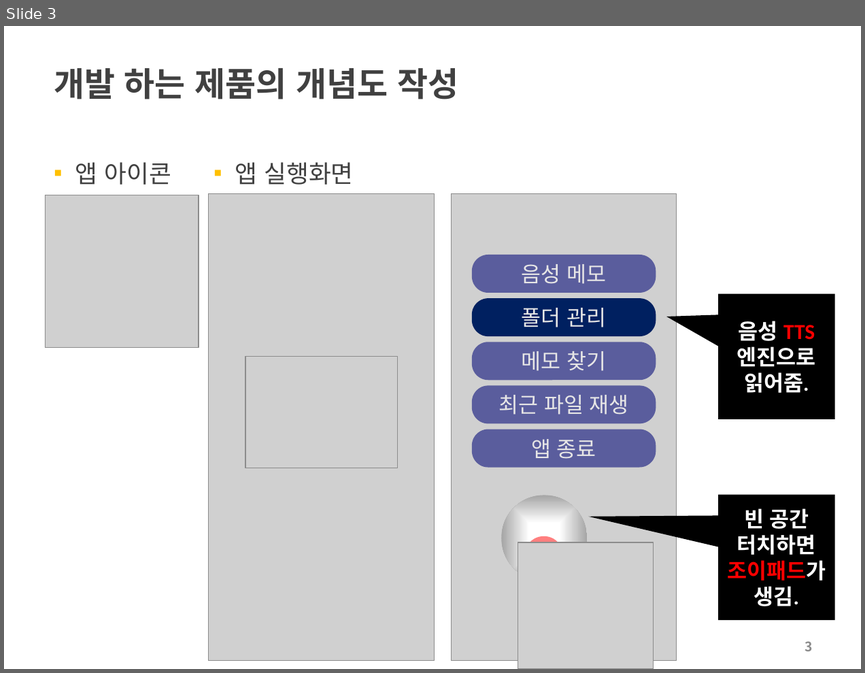
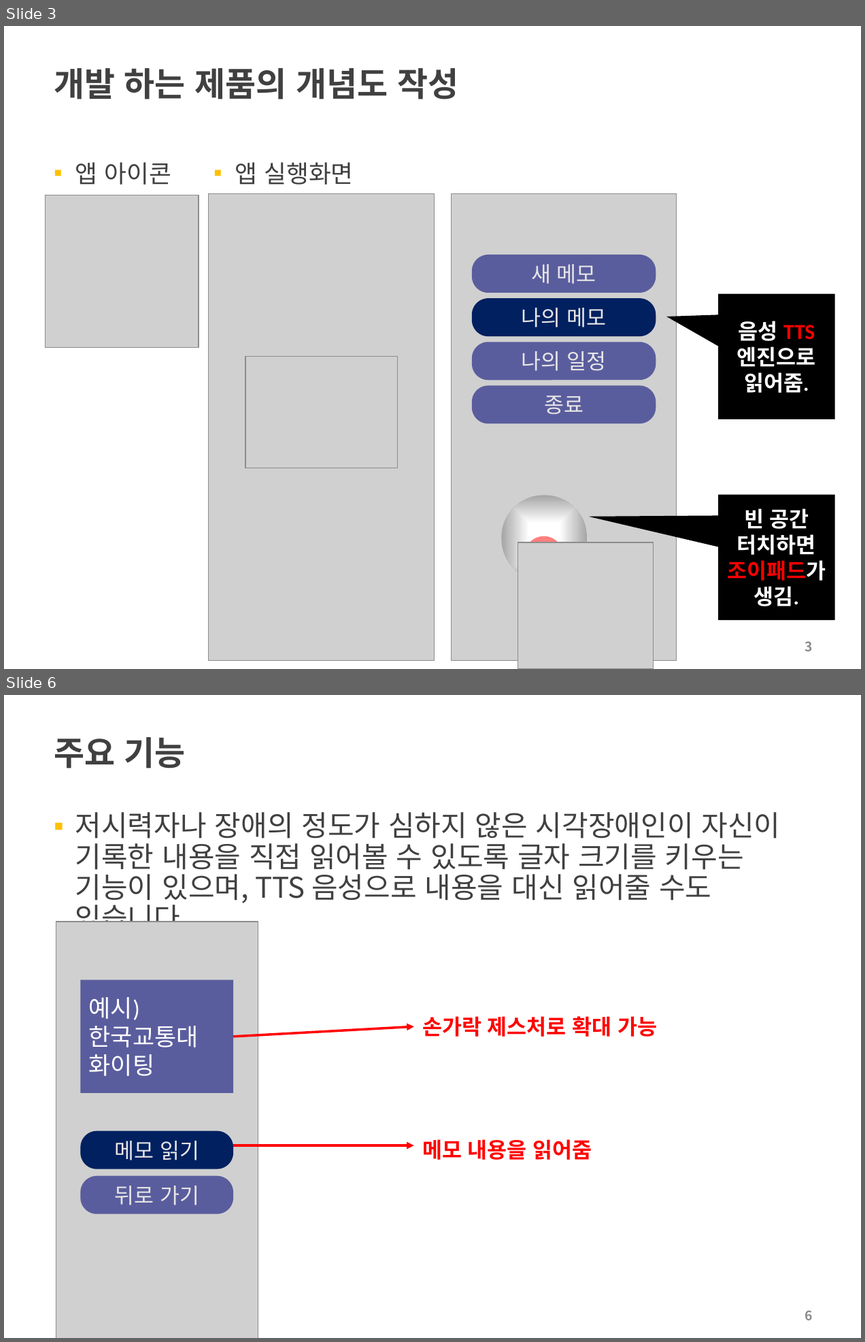
Before and after one commit to choisinho/capstone1, a slide deck: 2022-2-PreCapstoneDesign-최종보고서.pptx. Shown one above the other, each under a label of ours: slide 3 before the commit, slides 3 and 6 after it; the slides between them are not shown. The pictures are 865x673 and 865x1342 pixels, drawn with LibreOffice and Linux fonts; fonts in the diff are those of the drawing; grey boxes stand for pictures; background and template pictures are left out. Boxes give left, top, right and bottom in pixels: in the first picture for what was removed or moved away, otherwise in the second. Text is boxed around its words. In the diff, an @@ line names an element or a change of style, - is before the commit and + after.

```diff
--- a/2022-2-PreCapstoneDesign-최종보고서.pptx
+++ b/2022-2-PreCapstoneDesign-최종보고서.pptx
@@ slide 6 added at <box>4,695,861,1338</box>, background #FFFFFF @@
@@ title added at <box>54,737,186,768</box>, 28 pt, text #404040, bold @@
+주요 기능
@@ text added at <box>75,812,781,922</box>, 24 pt, text #404040 @@
+▪ 저시력자나 장애의 정도가 심하지 않은 시각장애인이 자신이 기록한 내용을 직접 읽어볼 수 있도록 글자 크기를 키우는 기능이 있으며, TTS 음성으로 내용을 대신 읽어줄 수도 있습니다.
@@ picture added at <box>56,921,258,1338</box> @@
@@ rectangle added at <box>80,979,232,1093</box>, fill #5A5D9D, 20 pt, text #FFFFFF @@
+예시) 한국교통대 화이팅
@@ text added at <box>422,1016,657,1036</box>, 18 pt, text #FF0000, bold @@
+손가락 제스처로 확대 가능
@@ arrow added from (234, 1036) to (413, 1027), #FF0000 2 pt @@
@@ rounded rectangle added at <box>80,1130,232,1168</box>, fill #002060, 18 pt, text #E7E6E6 @@
+메모 읽기
@@ text added at <box>422,1139,592,1159</box>, 18 pt, text #FF0000, bold @@
+메모 내용을 읽어줌
@@ arrow added from (234, 1145) to (413, 1145), #FF0000 2 pt @@
@@ rounded rectangle added at <box>80,1176,232,1213</box>, fill #5A5D9D, 18 pt, text #E7E6E6 @@
+뒤로 가기
@@ page number added at <box>805,1310,813,1320</box>, 11 pt, text #8C8C8C, bold @@
+6
@@ slide 3 changed as well @@
@@ text in rounded rectangle at <box>531,264,596,284</box>: text changed @@
-음성 메모
+새 메모
@@ text in rounded rectangle at <box>521,308,606,327</box>: text changed @@
-폴더 관리
+나의 메모
@@ text in rounded rectangle at <box>521,351,606,371</box>: text changed @@
-메모 찾기
+나의 일정
@@ text in rounded rectangle at <box>544,395,583,414</box>: text changed @@
-최근 파일 재생
+종료
@@ rounded rectangle removed at <box>472,429,656,467</box> @@
-앱 종료
```
Also in this commit, not shown: 2 other slides changed, 9 other slides added, 2 slides removed, 1 other file.
